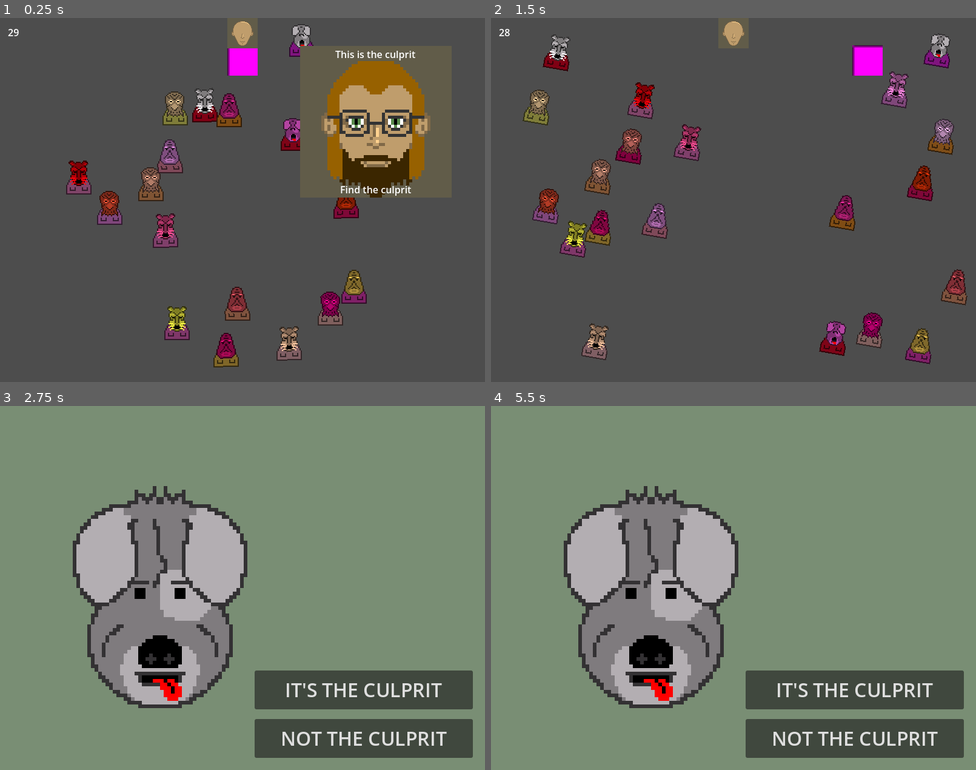
Above: before the commit, frames 1-4 (two rows, left to right).
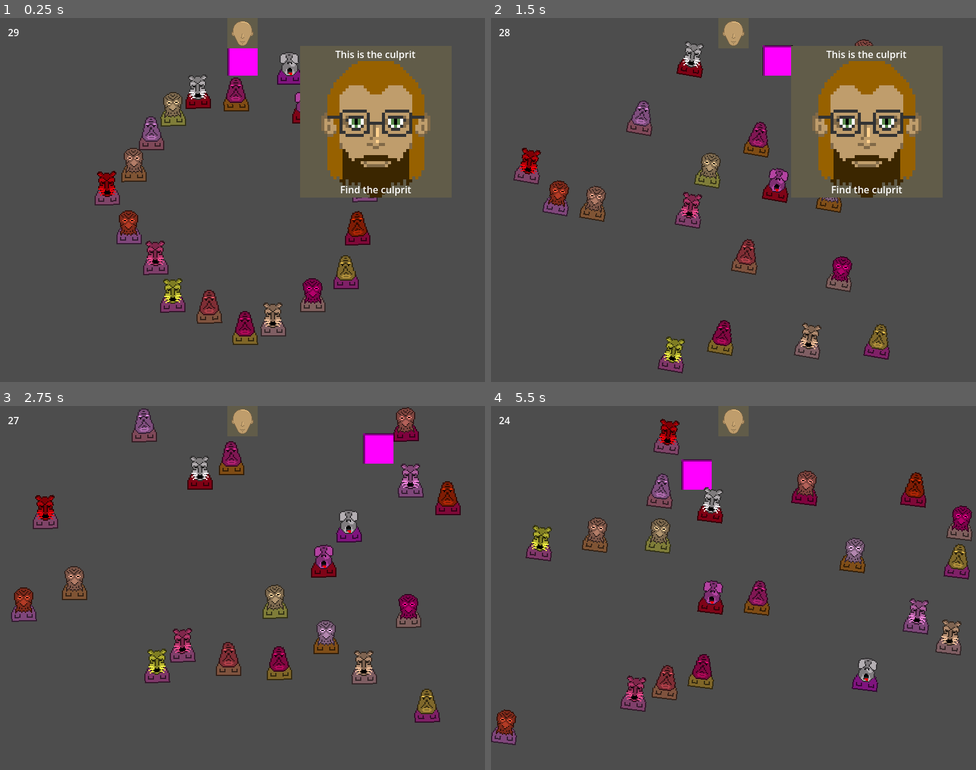
Above: after the commit, the same moments.

Repository: paavonelimarkka/mask-no-four
Game: Godot game, scene res://Scenes/game.tscn
Same seed, same stepped clock (60 frames per second), same inputs: the game is played once before the commit and once after it.
Inputs (mouse positions are in pixels of both pictures, inside the frame that each line leads up to):
- Up to frame 1 (0.25 s): no input
- Up to frame 2 (1.5 s): move the mouse to (840, 181) at 0.52 s; hold D (Right) 0.53-1.25 s; tap E (Interact) at 0.6 s; click (840, 181) at 0.67 s; drag from (636, 218) to (869, 61) at 1.27 s
- Up to frame 3 (2.75 s): move the mouse to (291, 507) at 2.02 s; hold D (Right) from 2.03 s (still down); tap E (Interact) at 2.1 s
- Up to frame 4 (5.5 s): release D (Right) at 2.75 s; drag from (651, 595) to (588, 533) at 2.77 s; move the mouse to (879, 642) at 3.52 s; hold A (Left) 3.53-4.25 s; tap E (Interact) at 3.6, 5.1 s; drag from (588, 533) to (883, 446) at 4.27 s; move the mouse to (757, 588) at 5.02 s; hold S (Down) from 5.03 s (still down); click (757, 588) at 5.17 s

The runs differ from the first frame. In frame 1, 11% of the frame differs, in the area x 13-78%, y 1-96%; in frame 2, 20%; in frame 3, 92%, in the area x 0-100%, y 0-100%; in frame 4, 91%.
Error in both runs: Invalid call. Nonexistent function 'stop_movement' in base 'StaticBody2D'. (res://Scripts/player.gd:41)

Commit message:
speed 100 and export

Diff:
--- a/Scripts/npc.gd
+++ b/Scripts/npc.gd
@@ -1,6 +1,6 @@
 class_name NPC extends CharacterBody2D
 
-const SPEED = 300.0
+@export var speed = 100.0
 
 @export var animation_player: AnimationPlayer
 @export var sprites: Node2D
@@ -17,7 +17,7 @@
 
 func _ready() -> void:
 	direction = Vector2(randf_range(-1,1), randf_range(-1,1)).normalized()
-	velocity = direction * SPEED
+	velocity = direction * speed
 	is_moving = true
 	$Sprites/Body.modulate = Color(1, randf(), randf(), 1.0)
 
@@ -38,7 +38,7 @@
 	if get_slide_collision_count() > 0:
 		var collision = get_slide_collision(0)
 		# Reflect velocity based on collision normal
-		velocity = velocity.bounce(collision.get_normal()).normalized() * SPEED
+		velocity = velocity.bounce(collision.get_normal()).normalized() * speed
 
 func stop_movement() -> void:
 	is_moving = false
Not shown: 1 places in Scenes/game.tscn that only renumber resources
